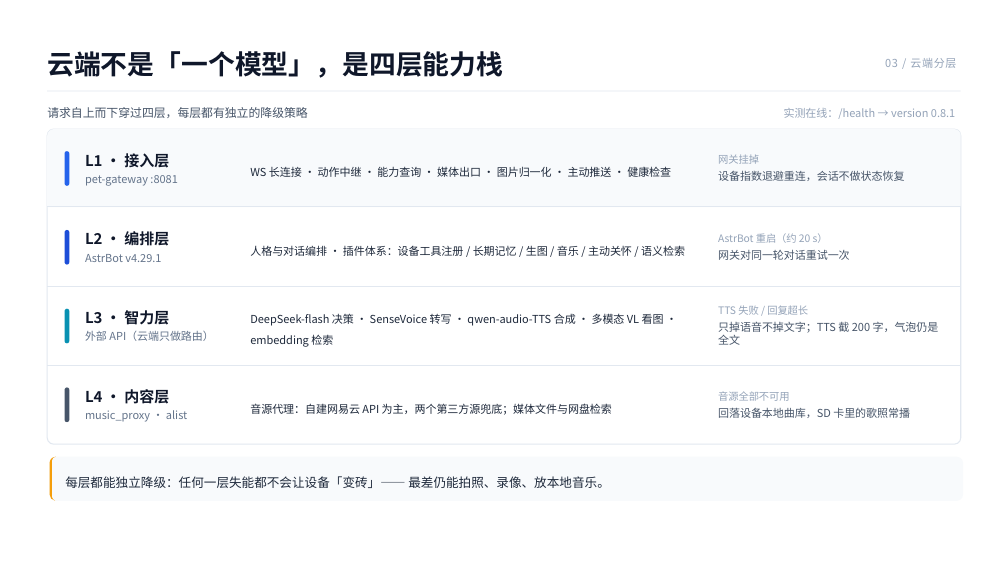
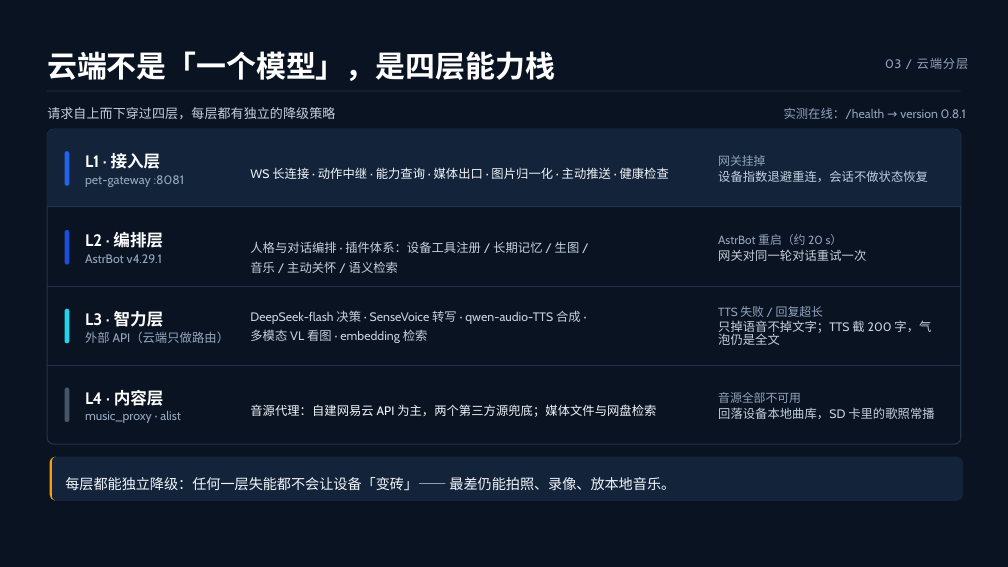
Before and after one commit to xkk6663/pet_companion, a slide deck: slide 11 of docs/汇报/桌宠伴侣技术汇报/桌宠伴侣技术汇报.pptx. Drawn at 1008x567 pixels with LibreOffice and Linux fonts; fonts in the diff are those of the drawing; background and template pictures are left out; a plain dark background stands for a picture behind light text. Boxes give left, top, right and bottom in pixels: in the first picture for what was removed or moved away, otherwise in the second. Text is boxed around its words. In the diff, an @@ line names an element or a change of style, - is before the commit and + after.

```diff
--- a/docs/汇报/桌宠伴侣技术汇报/桌宠伴侣技术汇报.pptx
+++ b/docs/汇报/桌宠伴侣技术汇报/桌宠伴侣技术汇报.pptx
@@ background #FFFFFF to picture (left out) @@
@@ rectangle added at box(0, 0, 1008, 567), fill #0A1322 @@
@@ text "云端不是「一个模型」，是四层能力栈" at box(47, 51, 555, 81): size 25.5 to 28.5 pt, font Noto Sans CJK SC to Cabin, text colour #0F172A to #FFFFFF @@
@@ text "03 / 云端分层" at box(885, 58, 969, 69): size 10.5 to 11.7 pt, font Noto Sans CJK SC to Cabin, text colour #94A3B8 to #8FA3BC @@
@@ text "请求自上而下穿过四层，每层都有独立的降级策略" at box(47, 107, 335, 119): size 11.2 to 12.4 pt, font Noto Sans CJK SC to Cabin, text colour #475569 to #C3D0E0 @@
@@ text "实测在线：/health → version 0.8.1" at box(784, 108, 966, 119): size 10.5 to 11.7 pt, font Noto Sans CJK SC to Cabin, text colour #94A3B8 to #8FA3BC @@
@@ rounded rectangle at box(47, 129, 960, 445): outline #E2E8F0 1 pt to #22334B 1 pt @@
@@ freeform shape at box(47, 129, 960, 207): fill #F8FAFC to #13233A @@
@@ text "WS 长连接 · 动作中继 · ..." at box(250, 167, 669, 179): size 10.5 to 11.7 pt, font Noto Sans CJK SC to Cabin, text colour #1E293B to #F1F5F9 @@
@@ text at box(250, 241, 580, 273): text changed; size 10.5 to 11.7 pt; font Noto Sans CJK SC to Cabin; text colour #1E293B to #C3D0E0 @@
-人格与对话编排 · 插件体系：设备工具注册 / 长期记忆 / 生图 / 音乐 / 主动关怀 / 语义检索
+人格与对话编排 · 插件体系：设备工具注册 / 长期记忆 / 生图 /
+音乐 / 主动关怀 / 语义检索
@@ fill #E2E8F0 to #22334B in 4 elements at box(47, 91, 960, 91), box(47, 129, 960, 207), box(47, 208, 960, 287), box(47, 287, 960, 365) @@
@@ rounded rectangle at box(64, 309, 69, 343): fill #0891B2 to #22D3EE @@
@@ text at box(250, 310, 581, 324): text changed; size 10.5 to 11.7 pt; font Noto Sans CJK SC to Cabin; text colour #1E293B to #C3D0E0 @@
-DeepSeek-flash 决策 · SenseVoice 转写 · qwen-audio-TTS 合成 · 多模态 VL 看图 · embedding 检索
+DeepSeek-flash 决策 · SenseVoice 转写 · qwen-audio-TTS 合成 ·
+多模态 VL 看图 · embedding 检索
@@ text "只掉语音不掉文字；TTS 截 200 字，气泡仍是全文" at box(718, 320, 931, 345): size 10.5 to 11.7 pt, font Noto Sans CJK SC to Cabin, text colour #475569 to #C3D0E0; line spacing 1 to 0.9 @@
@@ size 14.2 to 15.8 pt, font Noto Sans CJK SC to Cabin, text colour #0F172A to #FFFFFF in 4 elements at box(85, 153, 161, 169), box(85, 229, 163, 251), box(85, 311, 164, 327), box(85, 390, 164, 406) @@
@@ size 10.5 to 11.7 pt, font Noto Sans CJK SC to Cabin, text colour #64748B to #93A7BF in 4 elements at box(85, 175, 185, 187), box(85, 254, 162, 263), box(85, 331, 230, 343), box(85, 411, 181, 423) @@
@@ text "音源代理：自建网易云 API 为主，两个第三方源兜底；媒体文件与网盘检索" at box(250, 404, 656, 417): size 10.5 to 11.7 pt, font Noto Sans CJK SC to Cabin, text colour #1E293B to #F1F5F9 @@
@@ size 9.8 to 11.2 pt, font Noto Sans CJK SC to Cabin, text colour #94A3B8 to #8FA3BC in 4 elements at box(718, 155, 765, 166), box(718, 234, 843, 245), box(718, 306, 823, 317), box(718, 392, 801, 403) @@
@@ size 10.5 to 11.7 pt, font Noto Sans CJK SC to Cabin, text colour #475569 to #C3D0E0 in 3 elements at box(718, 170, 928, 182), box(718, 249, 866, 261), box(718, 407, 934, 419) @@
@@ rounded rectangle at box(50, 457, 963, 501): fill #F8FAFC to #13233A @@
@@ text "每层都能独立降级：任何一层失能都不会让设备「变砖」—— 最差仍能拍照、录像、放本地音乐。" at box(65, 477, 675, 491): size 12 to 13.5 pt, font Noto Sans CJK SC to Cabin, text colour #1E293B to #F1F5F9 @@
```
Also in this commit, not shown: 15 other slides changed, 13 slides added, 11 other files.
